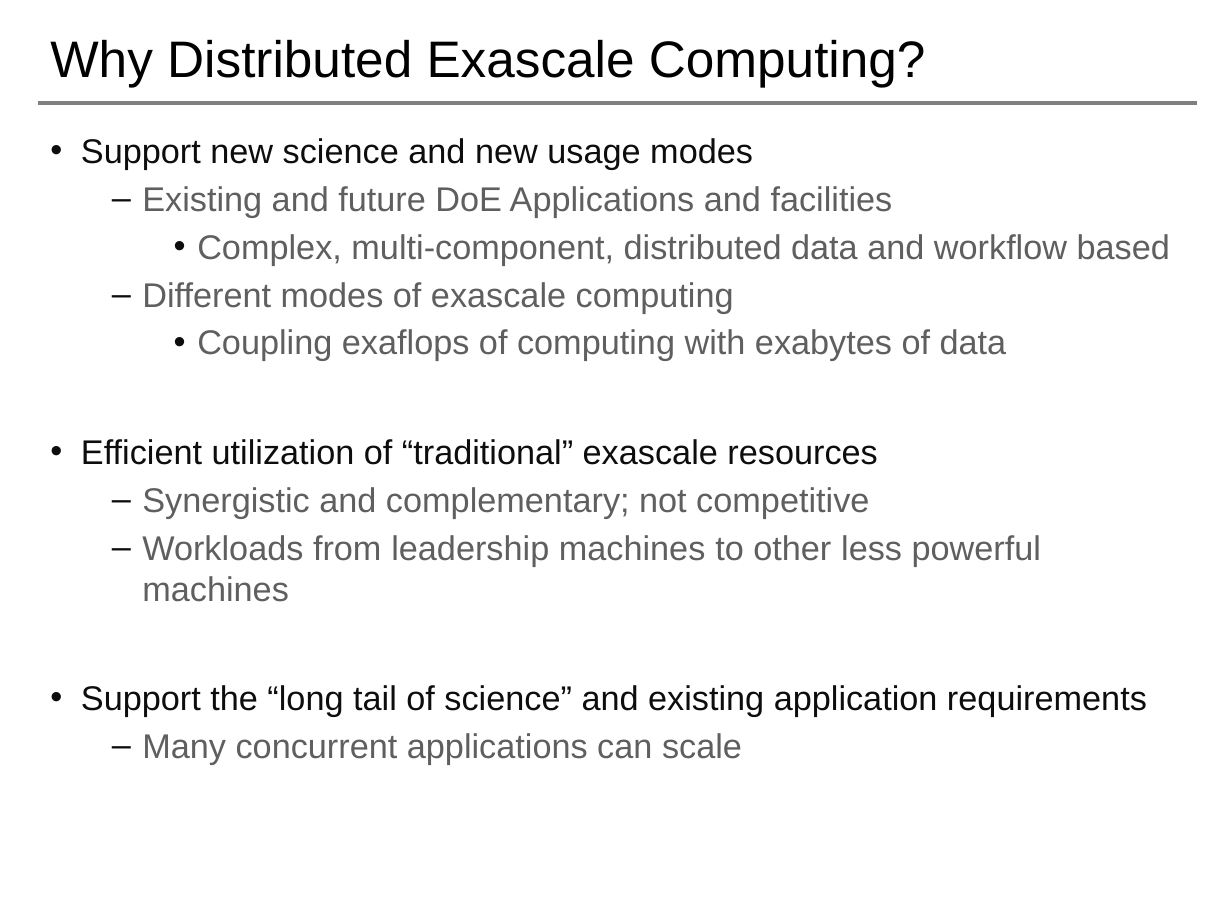
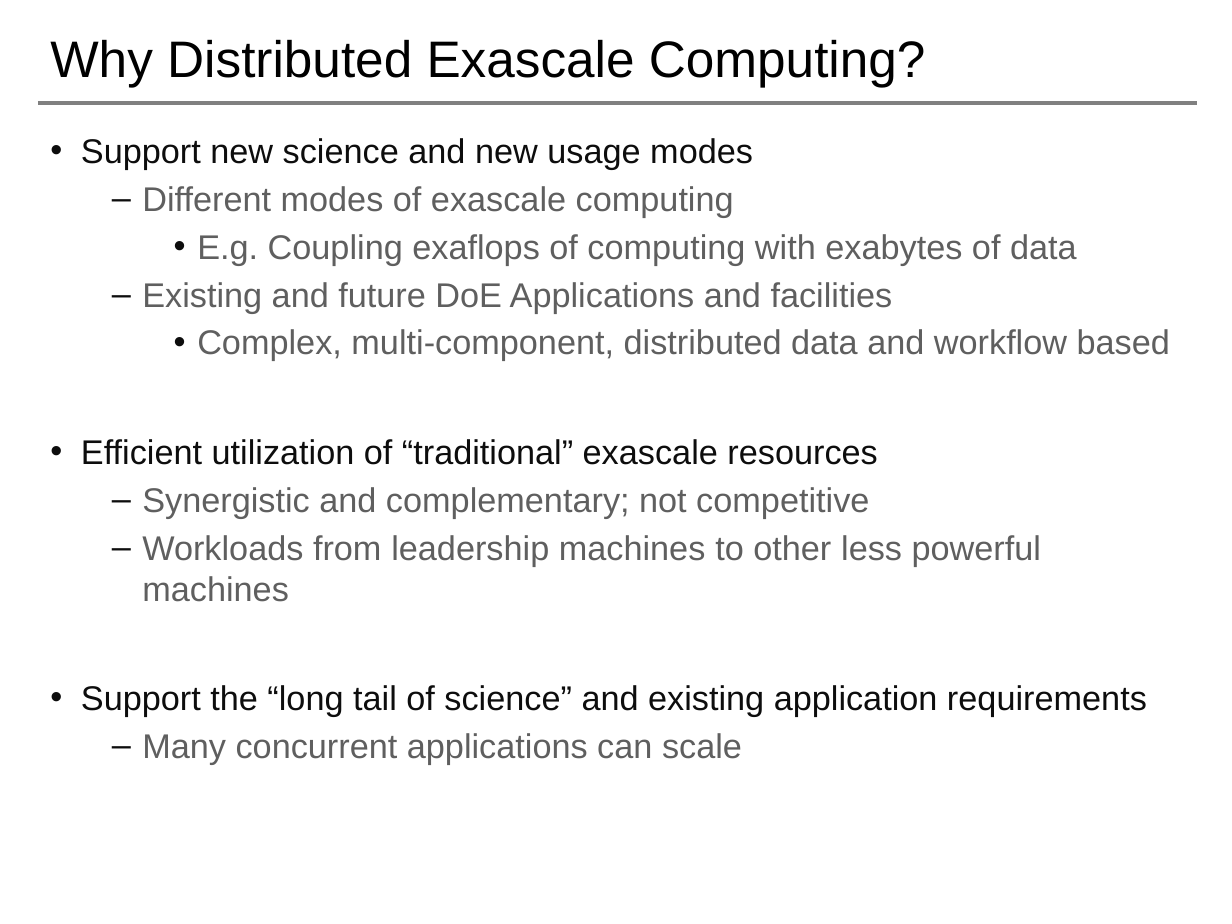
Before and after one commit to saga-project/NGMW, a slide deck: slide 3 of presentations/radical-modsim.pptx. Drawn at 1232x924 pixels with LibreOffice and Linux fonts; fonts in the diff are those of the drawing; background and template pictures are left out. Boxes give left, top, right and bottom in pixels: in the first picture for what was removed or moved away, otherwise in the second. Text is boxed around its words. In the diff, an @@ line names an element or a change of style, - is before the commit and + after.

```diff
--- a/presentations/radical-modsim.pptx
+++ b/presentations/radical-modsim.pptx
@@ text at [142,186,1077,265]: paragraphs added @@
+  – Different modes of exascale computing
+    • E.g. Coupling exaflops of computing with exabytes of data
@@ text at [142,282,1007,361]: paragraphs removed @@
-  – Different modes of exascale computing
-    • Coupling exaflops of computing with exabytes of data
```
Also in this commit, not shown: 5 other slides changed, 5 slides added, 1 slide removed, 1 other file.
